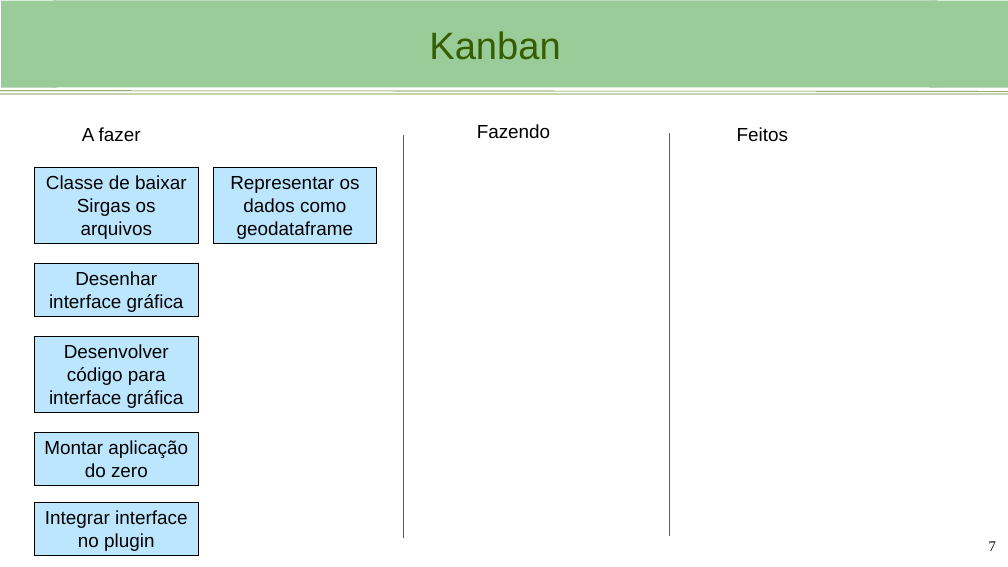
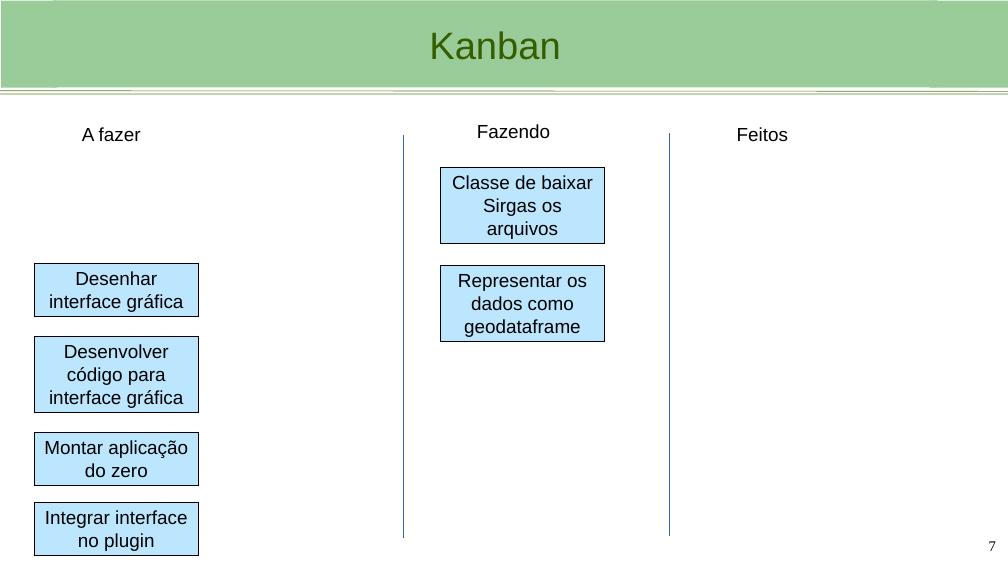
Before and after one commit to albenyfjaa/progcart, a slide deck: slide 7 of projeto_2_geopandas/docs/projeto2.pptx. Drawn at 1008x567 pixels with LibreOffice and Linux fonts; fonts in the diff are those of the drawing; background and template pictures are left out. Boxes give left, top, right and bottom in pixels: in the first picture for what was removed or moved away, otherwise in the second. Text is boxed around its words. In the diff, an @@ line names an element or a change of style, - is before the commit and + after.

```diff
--- a/projeto_2_geopandas/docs/projeto2.pptx
+++ b/projeto_2_geopandas/docs/projeto2.pptx
@@ rectangle "Classe de baixar Sirgas os ...": place and size @@
-rectangle "Classe de baixar Sirgas os ..." at box(35, 167, 199, 243)
+rectangle "Classe de baixar Sirgas os ..." at box(441, 167, 605, 243)
@@ rectangle "Representar os dados como geodataframe": place and size @@
-rectangle "Representar os dados como geodataframe" at box(213, 167, 377, 243)
+rectangle "Representar os dados como geodataframe" at box(441, 265, 605, 342)
```
Also in this commit, not shown: 1 other file.
